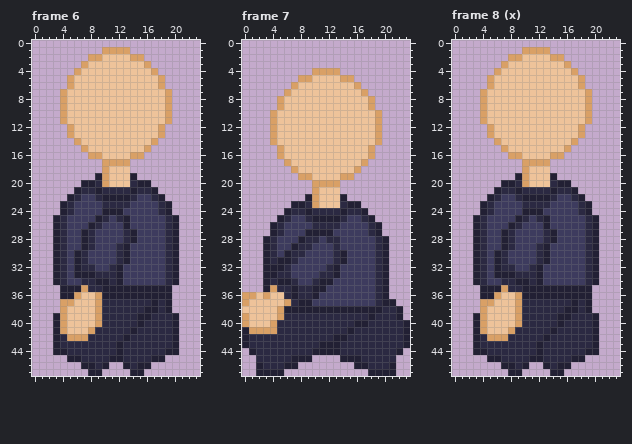
Edited in one commit: pixel-art file (assets/images/player.aseprite). Above is the file before it was changed.
24x48 pixels, 8 frames. Shown: frame 6, frame 7, frame 8 (x). The commit also changed other frames, which this record leaves out.
Now the later version:
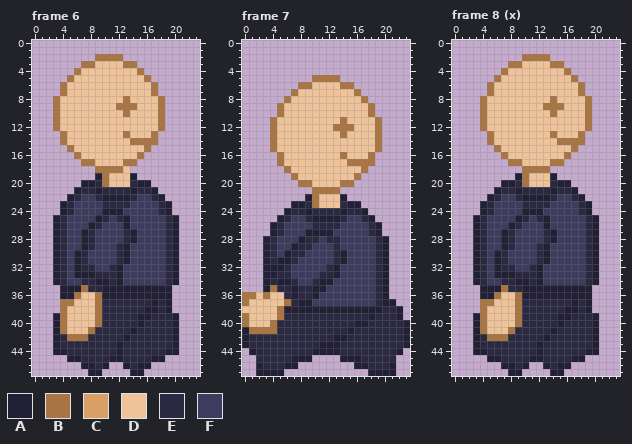
Palette (. is transparent): A #222034  B #a97542  C #d9a066  D #eec39a  E #2b2942  F #3d3b5e
Change:
Frame 6, layers "arm", "body":
y 1: x 10..13 CCCC -> ....
y 2: x 8..15 CCDDDDCC -> .BBBB...
y 3: x 7..8 CD -> BB; x 13..16 DDDC -> BB..
y 4: x 6 C -> B; x 15..17 DDC -> B..
y 5: x 5 C -> B; x 16..18 DDC -> B..
y 6: x 4..5 .C -> BD; x 17..18 DC -> B.
y 7: x 4 C -> B; x 17..19 DDC -> B..
y 8: x 3..4 .C -> BD; x 13 D -> B; x 18..19 DC -> B.
y 9: x 3..4 .C -> BD; x 12..14 DDD -> BBB; x 18..19 DC -> B.
y 10: x 3..4 .C -> BD; x 13 D -> B; x 18..19 DC -> B.
y 11: x 3..4 .C -> BD; x 18..19 DC -> B.
y 12: x 3..5 ..C -> BDD; x 18 C -> B
y 13: x 4..5 .C -> BD; x 13 D -> B; x 17..18 DC -> B.
y 14: x 4..6 ..C -> BDD; x 14..17 DDDC -> BBBB
y 15: x 5..7 ..C -> BDD; x 16 C -> B
y 16: x 6..9 ..CC -> BDDD; x 14..15 CC -> DB
y 17: x 7..14 ...CCCC. -> BBDDDDBB
y 18: x 9..12 .CDD -> BBBB
y 19..20: x 10 C -> B
y 35: x 7 C -> B
y 36: x 6 C -> B; x 9 C -> B
y 37: x 4..5 CC -> BB; x 9 C -> B
y 38..40: x 4 C -> B; x 9 C -> B
y 41: x 4 C -> B; x 8 C -> B
y 42: x 5..7 CCC -> BBB
Frame 7, layers "arm", "body":
y 4: x 10..13 CCCC -> ....
y 5: x 8..15 CCDDDDCC -> ..BBBB..
y 6: x 7..9 CDD -> .BB; x 14..16 DDC -> BB.
y 7: x 6..7 CD -> .B; x 16..17 DC -> B.
y 8: x 5..6 CD -> .B; x 17..18 DC -> B.
y 9: x 5 C -> B; x 18 C -> B
y 10: x 4..5 CD -> .B; x 18..19 DC -> B.
y 11: x 4 C -> B; x 14 D -> B; x 19 C -> B
y 12: x 4 C -> B; x 13..15 DDD -> BBB; x 19 C -> B
y 13: x 4 C -> B; x 14 D -> B; x 19 C -> B
y 14: x 4 C -> B; x 19 C -> B
y 15: x 4..5 .C -> BD; x 18..19 C. -> DB
y 16: x 5 C -> B; x 14 D -> B; x 18 C -> B
y 17: x 5..6 .C -> BD; x 15..18 DDC. -> BBBB
y 18: x 6..7 .C -> BD; x 16..17 C. -> DB
y 19: x 7..9 .CC -> BDD; x 14..16 CC. -> DDB
y 20: x 8..15 ..CCCC.. -> BBDDDDBB
y 21: x 10..13 CDDD -> BBBB
y 22..23: x 10 C -> B
y 35: x 4 C -> B
y 36: x 0..1 CC -> BB; x 3 C -> B
y 37: x 0 C -> B; x 6 C -> B
y 38: x 5 C -> B
y 39: x 0 C -> B; x 5 C -> B
y 40: x 0 C -> B; x 4 C -> B
y 41: x 1..4 CCCC -> BBBB
Frame 8 (x), layers "arm", "body":
y 1: x 10..13 CCCC -> ....
y 2: x 8..15 CCDDDDCC -> ..BBBB..
y 3: x 7..9 CDD -> .BB; x 14..16 DDC -> BB.
y 4: x 6..7 CD -> .B; x 16..17 DC -> B.
y 5: x 5..6 CD -> .B; x 17..18 DC -> B.
y 6: x 5 C -> B; x 18 C -> B
y 7: x 4..5 CD -> .B; x 18..19 DC -> B.
y 8: x 4 C -> B; x 14 D -> B; x 19 C -> B
y 9: x 4 C -> B; x 13..15 DDD -> BBB; x 19 C -> B
y 10: x 4 C -> B; x 14 D -> B; x 19 C -> B
y 11: x 4 C -> B; x 19 C -> B
y 12: x 4..5 .C -> BD; x 18..19 C. -> DB
y 13: x 5 C -> B; x 14 D -> B; x 18 C -> B
y 14: x 5..6 .C -> BD; x 15..18 DDC. -> BBBB
y 15: x 6..7 .C -> BD; x 16..17 C. -> DB
y 16: x 7..9 .CC -> BDD; x 14..16 CC. -> DDB
y 17: x 8..15 ..CCCC.. -> BBDDDDBB
y 18: x 10..13 CDDD -> BBBB
y 19..20: x 10 C -> B
y 35: x 7 C -> B
y 36: x 6 C -> B; x 9 C -> B
y 37: x 4..5 CC -> BB; x 9 C -> B
y 38..40: x 4 C -> B; x 9 C -> B
y 41: x 4 C -> B; x 8 C -> B
y 42: x 5..7 CCC -> BBB
Changed places in both pictures, as pixel boxes (x1, y1, x2, y2):
changed: (53, 47, 172, 187)
changed: (60, 285, 102, 341)
changed: (270, 68, 382, 208)
changed: (242, 285, 291, 334)
changed: (480, 47, 592, 187)
changed: (480, 285, 522, 341)
